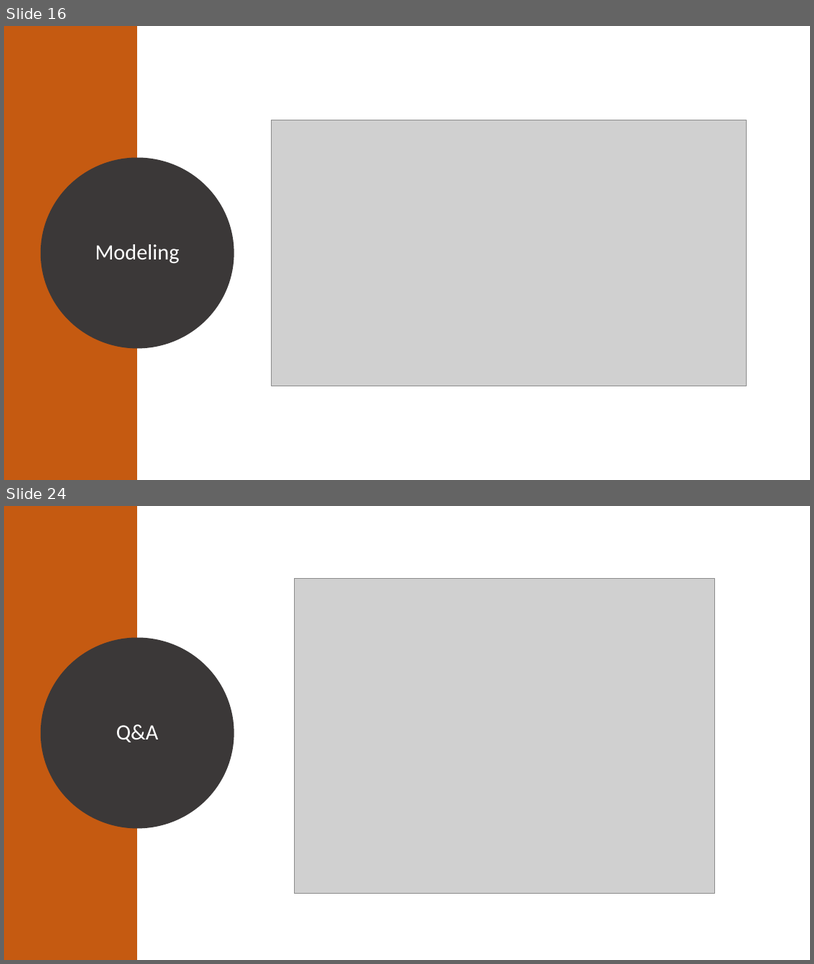
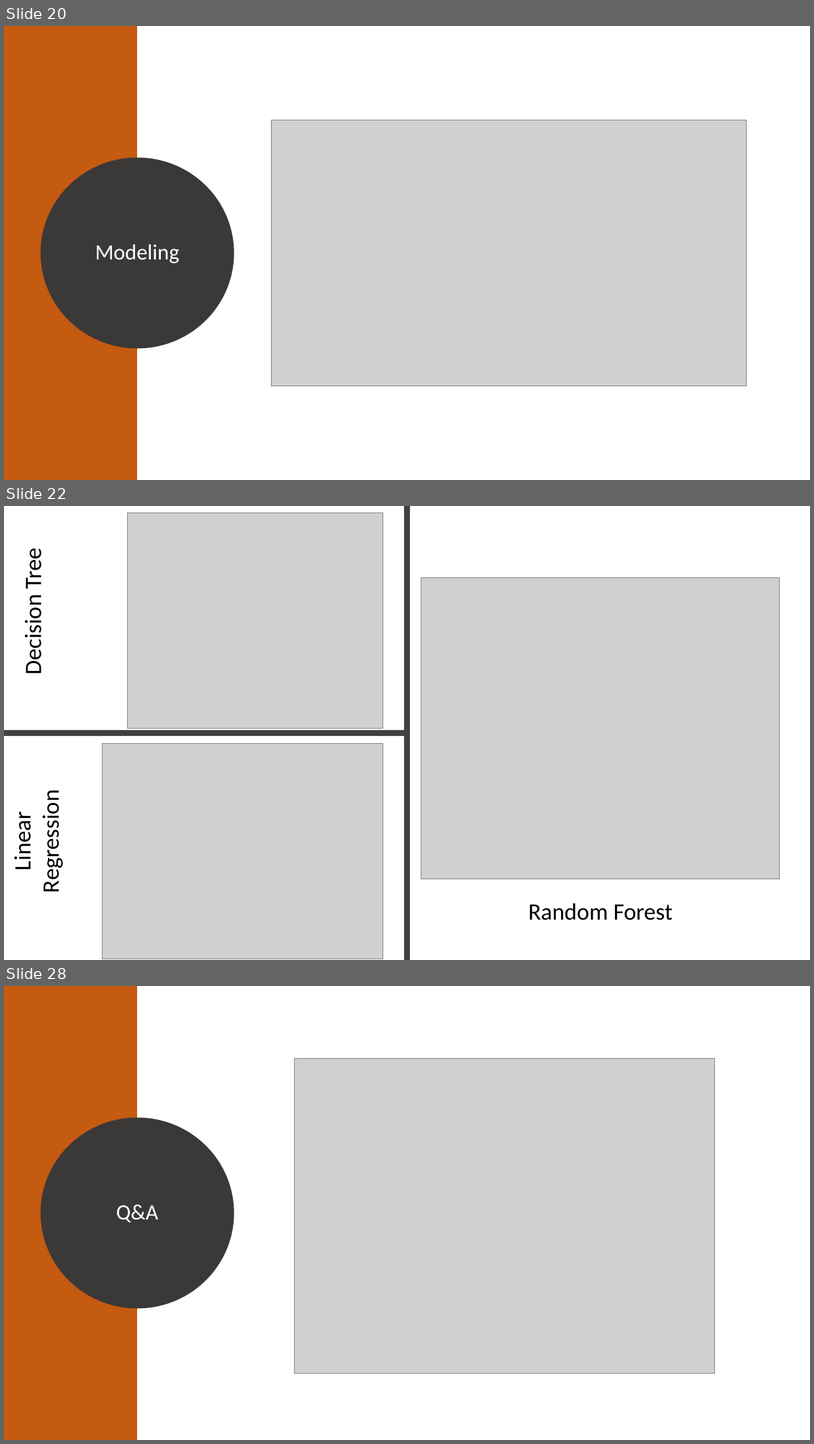
Before and after one commit to dniedermier-cscc/Scrum-Lords-Capstone-2018, a slide deck: Presentation/ScrumLords_Capstone.pptx. Shown one above the other, each under a label of ours: slides 16 and 24 before the commit, slides 20, 22 and 28 after it; the slides between them are not shown. The pictures are 814x964 and 814x1444 pixels, drawn with LibreOffice and Linux fonts; fonts in the diff are those of the drawing; grey boxes stand for pictures. Boxes give left, top, right and bottom in pixels: in the first picture for what was removed or moved away, otherwise in the second. Text is boxed around its words. In the diff, an @@ line names an element or a change of style, - is before the commit and + after.

```diff
--- a/Presentation/ScrumLords_Capstone.pptx
+++ b/Presentation/ScrumLords_Capstone.pptx
@@ slide 22 added at (4,506,810,960), background #FFFFFF @@
@@ picture added at (127,512,383,728) @@
@@ rectangle added at (404,506,411,960), fill #404040 @@
@@ text added at (19,551,48,673), 28 pt, text #000000 @@
+Decision Tree
@@ picture added at (422,577,780,879) @@
@@ rectangle added at (4,730,409,736), fill #404040 @@
@@ picture added at (103,743,383,958) @@
@@ text added at (8,803,65,890), 28 pt, text #000000 @@
+Linear Regression
@@ text added at (529,903,673,920), 28 pt, text #000000 @@
+Random Forest
@@ what was slide 16 is now slide 20 @@
@@ what was slide 24 is now slide 28 @@
```
Also in this commit, not shown: 9 slides changed, 4 other slides added, 1 slide removed, 1 other file.
